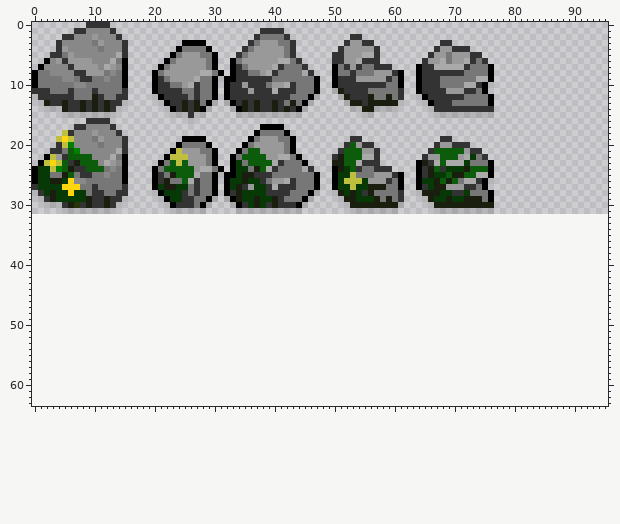
One commit to this pixel-art file: img/terrain2.ase. The picture above was drawn from the file before the commit.
96x32 pixels, 1 frame. The old version is drawn lined up with the new one, on the new canvas.
The result:
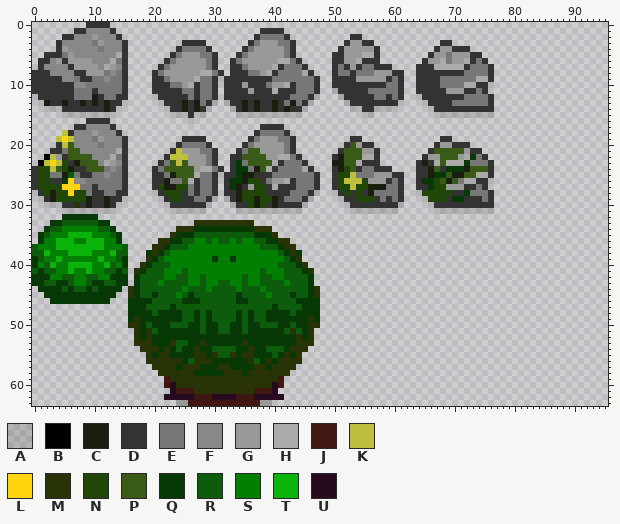
Palette (. is transparent): A #0000001e  B #000000  C #191e0f  D #333333  E #777777  F #888888  G #999999  H #aaaaaa  J #401811  K #bfbf3f  L #ffd510  M #283405  N #204608  P #3a5a18  Q #073907  R #0c5c0c  S #007f00  T #0ab40a  U #280a1e
Difference:
canvas 96x32 -> 96x64
y 3: x 25..28 BBBB -> DDDD
y 4: x 24 B -> D; x 29 B -> D
y 5: x 2 . -> D; x 23 B -> D; x 30 B -> D
y 6: x 1..2 .B -> DD; x 15 B -> D; x 22 B -> D; x 30 B -> D; x 33 B -> D
y 7: x 1 B -> D; x 15 B -> D; x 21 B -> D; x 30 B -> D; x 33 B -> D; x 50 B -> D; x 64 B -> D; x 76 B -> D
y 8: x 0..2 BEE -> DDD; x 15 B -> D; x 20 B -> D; x 31 B -> D; x 33 B -> D; x 50 B -> D; x 61 B -> D; x 64 B -> D; x 76 B -> D
y 9: x 0..4 BEEEE -> DDDDD; x 15 B -> D; x 20 B -> D; x 30 B -> D; x 32..33 BB -> DD; x 47 B -> D; x 50 B -> D; x 61 B -> D; x 64 B -> D; x 76 B -> D
y 10: x 0..6 BEEEEEE -> DDDDDDD; x 15 B -> D; x 20 B -> D; x 30 B -> D; x 32 B -> D; x 47 B -> D; x 50 B -> D; x 61 B -> D; x 64 B -> D; x 75 B -> D
y 11: x 3..5 EEE -> DDD; x 20 B -> D; x 30 B -> D; x 32 B -> D; x 47 B -> D; x 51 C -> D; x 64 B -> D; x 75 B -> D
y 12: x 21 B -> D; x 30 B -> D; x 32 B -> D; x 46 B -> D; x 52 C -> D; x 56 C -> D; x 59 C -> D; x 65 B -> D; x 76 B -> D
y 13: x 22 B -> D; x 29 B -> D; x 33 B -> D; x 45 B -> D; x 53..54 CC -> DD; x 56..60 CCCCC -> DDDDD; x 66 B -> D; x 76 B -> D
y 14: x 5 C -> D; x 8 C -> D; x 10 C -> D; x 23 B -> D; x 28 B -> D; x 34 B -> D; x 44 B -> D; x 55..56 CC -> DD
y 17: x 38..41 BBBB -> DDDD
y 18: x 37 B -> D; x 42 B -> D
y 19: x 25..28 BBBB -> DDDD; x 36 B -> D; x 43 B -> D
y 20: x 6 S -> P; x 24 B -> D; x 29 B -> D; x 35 B -> D; x 43 B -> D; x 53 R -> P
y 21: x 6..7 RS -> PP; x 23 B -> D; x 30 B -> D; x 34 B -> D; x 36..37 RR -> PP; x 43 B -> D; x 52..54 RRR -> PPP; x 67..71 RRRRR -> PPPPP
y 22: x 6..9 RRRR -> PPPP; x 15 B -> D; x 22 B -> D; x 30 B -> D; x 33..38 BERRRR -> DDPPPP; x 44 B -> D; x 52..54 RRR -> PPP; x 68..70 RRR -> PPP
y 23: x 5 R -> N; x 8..10 RRR -> PPP; x 15 B -> D; x 21 B -> D; x 23 R -> P; x 25 R -> P; x 30 B -> D; x 33 B -> D; x 36..39 RRRR -> PPPP; x 45 B -> D; x 52..53 RR -> PP; x 64 B -> D; x 68 R -> P; x 76 B -> D
y 24: x 0..2 BQQ -> DNN; x 4..5 SR -> PN; x 9..11 RRR -> PPP; x 15 B -> D; x 20 B -> D; x 22..26 RRRRR -> PPPPP; x 31 B -> D; x 33 B -> D; x 38 R -> P; x 50 B -> D; x 52..53 QR -> NP; x 64 B -> D; x 67 R -> P; x 73..76 RRRB -> PPPD
y 25: x 0..2 BQQ -> DNN; x 15 B -> D; x 20 B -> D; x 24..26 RRR -> PPP; x 30 B -> D; x 32..33 BB -> DD; x 47 B -> D; x 50..52 BQQ -> DNN; x 61 B -> D; x 64 B -> D; x 69 R -> P; x 72..73 RR -> PP; x 76 B -> D
y 26: x 0..4 BQQCC -> DNNDD; x 15 B -> D; x 20 B -> D; x 25 R -> P; x 30 B -> D; x 32 B -> D; x 36..37 QQ -> NN; x 47 B -> D; x 50..51 BQ -> DN; x 55 Q -> N; x 61 B -> D; x 64 B -> D; x 67..68 CR -> NP; x 70 R -> P; x 75 B -> D
y 27: x 1..4 QQQQ -> NNNN; x 20..21 BQ -> DN; x 24..25 QQ -> NN; x 30 B -> D; x 32 B -> D; x 37..38 QQ -> NN; x 47 B -> D; x 50..52 BQQ -> DNN; x 54..55 QQ -> NN; x 61 B -> D; x 64 B -> D; x 67..68 CC -> NN; x 75 B -> D
y 28: x 2 Q -> N; x 4..5 QQ -> NN; x 7..8 QQ -> NN; x 21..24 BQQQ -> DNNN; x 30 B -> D; x 32 B -> D; x 35..38 QQQQ -> NNNN; x 46 B -> D; x 51..54 CQCQ -> DNDN; x 65..69 CCCQQ -> NNNNN; x 76 B -> D
y 29: x 4..8 QQQQQ -> NNNNN; x 22..24 BQQ -> DNN; x 29 B -> D; x 33 B -> D; x 35..36 QQ -> NN; x 38..39 QQ -> NN; x 45 B -> D; x 52..57 CCQQQC -> DDNNND; x 59 C -> D; x 66..69 CQQC -> NNND; x 72..74 CCC -> DDD; x 76 B -> D
y 30: x 6 C -> D; x 23 B -> D; x 27..28 EB -> DD; x 34 B -> D; x 36 Q -> N; x 38 Q -> N; x 44 B -> D; x 53..60 CCCCCCCC -> DDDDDDDD; x 67..76 CCCCCCCCCC -> DDDDDDDDDD
y 32: x 5..10 ...... -> QQQQQQ
y 33: x 3..12 .......... -> QQRRRRRRQQ; x 27..36 .......... -> MMMMMMMMMM
y 34: x 2..13 ............ -> QRRSSSSSSRRQ; x 24..39 ................ -> MMMQQQQQQQQQQMMM
y 35: x 1..14 .............. -> QRSSSTTTTSSSRQ; x 23..40 .................. -> MQQQRRRRRRRRRRQQQM
y 36: x 1..14 .............. -> QSSTTTSSTTTSSQ; x 21..42 ...................... -> MMQQRRSSRSRRSRSSRRQQMM
y 37: x 0..15 ................ -> RSSSTTTTTTTTSSSR; x 20..43 ........................ -> MMQRRRSSSSSSSSSSSSRRRQMM
y 38: x 0..15 ................ -> RRTSSSTTTTSSSTRR; x 19..44 .......................... -> QMQRSSSSSSSSSSSSSSSSSSRQMQ
y 39: x 0..15 ................ -> QRSSTSSSSSSTSSRQ; x 19..44 .......................... -> MQRSSSSSSSSQSSQSSSSSSSSRQM
y 40: x 0..15 ................ -> QSRTSSTTTTSSTRSQ; x 18..45 ............................ -> MQRRRSSSSSSSSSSSSSSSSSSRRRQM
y 41: x 0..15 ................ -> RQRRSSTSSTSSRRQR; x 17..46 .............................. -> MQRRRSSSRSSSSSSSSSSSSRSSSRRRQM
y 42: x 0..15 ................ -> QQQSSRRSSRRSSQQQ; x 17..46 .............................. -> QRRRRSSRRSSRSSSSSSRSSRRSSRRRRQ
y 43: x 0..15 ................ -> QQRRQQRSSRQQRRQQ; x 17..46 .............................. -> QRRRSRRRRSSRSSRRSSRSSRRRRSRRRQ
y 44: x 1..14 .............. -> QQQQRQRRQRQQQQ; x 16..47 ................................ -> MQRRRRRRRSRRRSRRRRSRRRSRRRRRRRQM
y 45: x 2..13 ............ -> QQQQQQQQQQQQ; x 16..47 ................................ -> MQRRQRRRSRQRRRRRRRQRRRRSRRRQRRQM
y 46: x 3..12 .......... -> QQQQQQQQQQ; x 16..47 ................................ -> QQQQRRRRRQQQRRRRRRQQRRRRRRRRQQQQ
y 47: x 16..47 ................................ -> QQQRRRRQRRRRRRRRRRRRRRRRQRRRRQQQ
y 48: x 16..47 ................................ -> QQQQRQQQQRRQRQRRRRQRQRRQQQQRQQQQ
y 49: x 16..47 ................................ -> QMQQQQQQQRRQRQRRRRQRQRRQQQQQQQMQ
y 50: x 16..47 ................................ -> MMQRQQQRRRQQRQQRRQQRQQRRRQQRQQMM
y 51: x 17..46 .............................. -> MQMRQQQQQQQRQQRRQQRQQQQQQRMRQM
y 52: x 17..46 .............................. -> MQMQQQQQQQQQQQQQQQQQQQQQQQQMQM
y 53: x 17..46 .............................. -> MMMQQQMRRQQMQQQQQQMQQQQQQQQMMM
y 54: x 18..45 ............................ -> MMMQMQRQQMQQRRRRQQMQQRRRQMMM
y 55: x 19..44 .......................... -> MQMMQQQQMMQMRRMQMMQQQRQMQM
y 56: x 19..44 .......................... -> MMMMMMQRMMMQQQQQQMRQMQMMMM
y 57: x 20..43 ........................ -> MMMMQMMMQQQMMQQQQMMQMMMM
y 58: x 21..42 ...................... -> MMMMMMQQQQQMMMQMMMMMMM
y 59: x 22..41 .................... -> JMMMMMMMMMMMMMMMMMMJ
y 60: x 22..41 .................... -> JUMMMMMMMMMMMMMMMMUJ
y 61: x 23..40 .................. -> UJJJMMMMMMMMMMJJJU
y 62: x 22..41 .................... -> UUUUUJJJUUUUJJJUUUUU
y 63: x 24..39 ................ -> GGJJJJJJJJJJJJGG
Pixel boxes of the changes (left, top, right, bottom) in both pictures:
changed: (32, 40, 494, 406)
